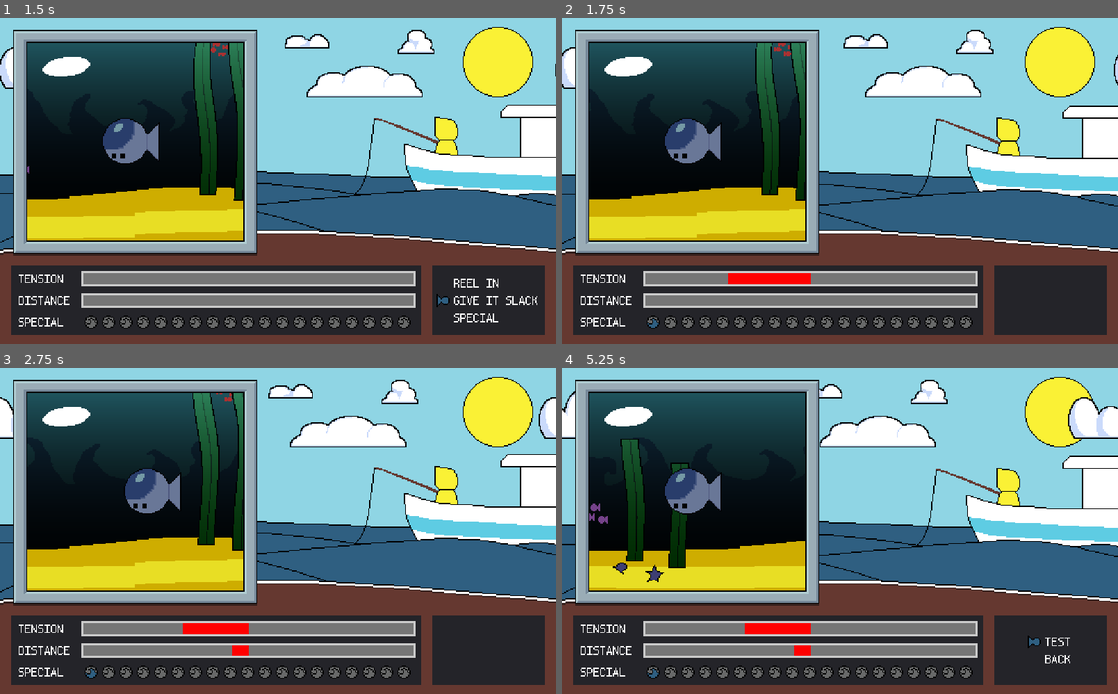
Above: before the commit, frames 1-4 (two rows, left to right).
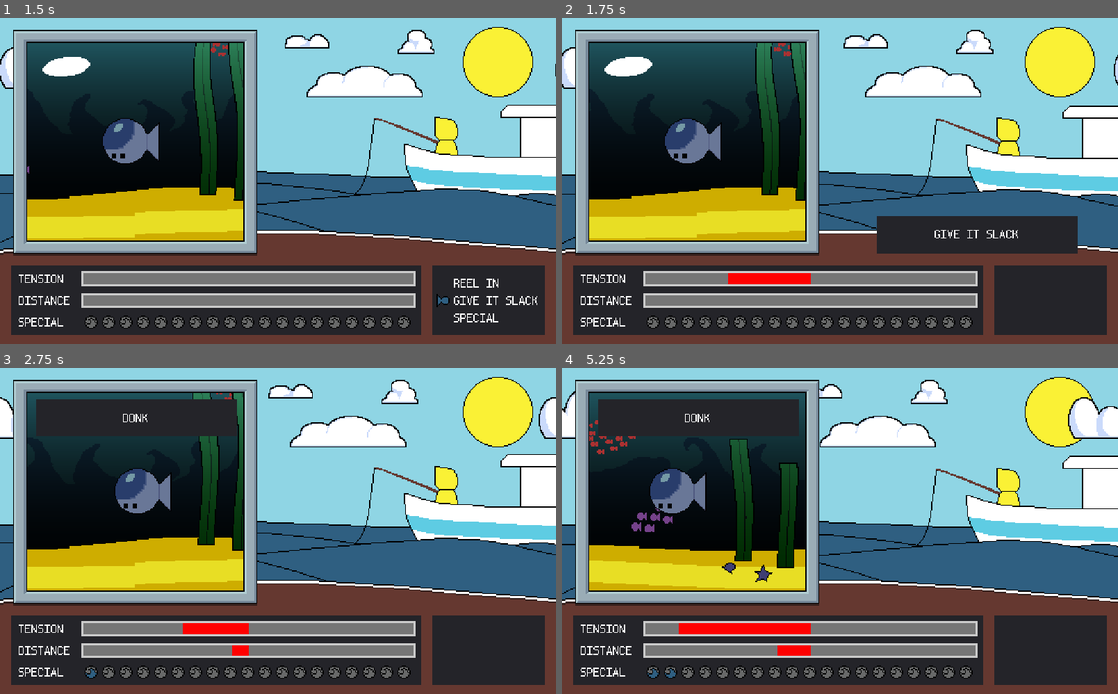
Above: after the commit, the same moments.

Repository: TateKennington/Battle-Fish-Saga
Game: Godot game, scene res://GUI/MainMenu.tscn
Same seed, same stepped clock (60 frames per second), same inputs: the game is played once before the commit and once after it. The engine's default icon, where the game draws it, is replaced by a stand-in: a white triangle on a blue panel in a dark square.
Inputs:
- Up to frame 1 (1.5 s): tap Enter at 0.5 s; hold Up 0.53-1.28 s; tap Space at 0.77, 1.25 s; hold Down from 1.28 s (still down)
- Up to frame 2 (1.75 s): keep holding Down; tap Space at 1.52 s
- Up to frame 3 (2.75 s): release Down at 2.03 s; hold Up from 2.03 s (still down)
- Up to frame 4 (5.25 s): tap Space at 3.02, 3.77, 4.52 s; release Up at 3.53 s; hold Down from 3.53 s (still down)

Frame 1 is identical in both runs. In frame 2, 4.1% of the frame differs, in the area x 15-93%, y 60-96%; in frame 3, 3.9%; in frame 4, 9.6%, in the area x 4-92%, y 9-96%.

Commit message:
Add move name popups

Diff:
--- a/Battle.gd
+++ b/Battle.gd
@@ -12,6 +12,7 @@
 
 var tension_points: int = 0;
 var slack_points: int = 0;
+var player_turn: bool = false;
 
 var time: float = 0;
 
@@ -32,19 +33,25 @@
 	play_turn();
 
 func play_turn():
+	player_turn = true
 	gui.activate();
 	yield(gui, "choose_move")
 	check_end();
+	yield(get_tree().create_timer(0.5), 'timeout')
+	gui.clear_dialog()
+	yield(get_tree().create_timer(0.5), 'timeout')
 	if tension >= 0 :
 		gui.push_special(Special_Counter.State.Tense)
 		tension_points += 1
 	else:
 		gui.push_special(Special_Counter.State.Slack)
 		slack_points += 1
-	yield(get_tree().create_timer(1), 'timeout')
+	player_turn = false
 	enemy.play_turn()
 	yield(enemy, "turn_finished")
 	check_end();
+	gui.clear_dialog()
+	yield(get_tree().create_timer(0.5), 'timeout')
 	play_turn();
 
 func check_end():
@@ -67,6 +74,11 @@
 
 	enemy.play_animation(move.move_name)
 
+	if player_turn:
+		gui.player_dialog(move.move_name);
+	else:
+		gui.enemy_dialog(move.move_name);
+
 func can_use_move(move: Ability):
 	return tension_points >= move.tension_cost && slack_points >= move.slack_cost
 
--- a/GUI/BattleGUI.gd
+++ b/GUI/BattleGUI.gd
@@ -82,3 +82,15 @@
 
 func push_special(special:int):
 	special_bar.push_special(special)
+
+func enemy_dialog(dialog: String):
+	$EnemyDialog/Label.text = dialog
+	$EnemyDialog.visible = true
+
+func player_dialog(dialog: String):
+	$PlayerDialog/Label.text = dialog
+	$PlayerDialog.visible = true
+
+func clear_dialog():
+	$PlayerDialog.visible = false
+	$EnemyDialog.visible = false
--- a/GUI/BattleGUI.tscn
+++ b/GUI/BattleGUI.tscn
@@ -6,6 +6,7 @@
 [ext_resource path="res://GUI/Components/Menu/Menu.tscn" type="PackedScene" id=4]
 [ext_resource path="res://GUI/Dashboard.png" type="Texture" id=5]
 [ext_resource path="res://GUI/Components/SpecialBar/SpecialBar.tscn" type="PackedScene" id=6]
+[ext_resource path="res://GUI/Components/MenuItem/MenuItem.tscn" type="PackedScene" id=7]
 
 [node name="BattleGUI" type="Control"]
 anchor_right = 1.0
@@ -19,6 +20,9 @@
 anchor_right = 1.0
 anchor_bottom = 1.0
 texture = ExtResource( 5 )
+__meta__ = {
+"_edit_use_anchors_": false
+}
 
 [node name="StatsPanel" type="Panel" parent="."]
 anchor_top = 1.0
@@ -126,5 +130,46 @@
 margin_top = 32.0
 margin_right = 51.0
 margin_bottom = 32.0
+menu_item = ExtResource( 7 )
+window = 3
+
+[node name="EnemyDialog" type="Panel" parent="."]
+visible = false
+anchor_left = 0.048
+anchor_top = 0.073
+anchor_right = 0.439
+anchor_bottom = 0.682
+margin_left = 7.99694
+margin_top = 7.2459
+margin_right = -7.19507
+margin_bottom = -141.454
+
+[node name="Label" type="Label" parent="EnemyDialog"]
+anchor_right = 1.0
+anchor_bottom = 1.0
+margin_right = 1.52588e-05
+margin_bottom = 1.00001
+custom_fonts/font = ExtResource( 2 )
+align = 1
+valign = 1
+
+[node name="PlayerDialog" type="Panel" parent="."]
+visible = false
+margin_left = 289.524
+margin_top = 181.72
+margin_right = 474.524
+margin_bottom = 216.72
+__meta__ = {
+"_edit_group_": true,
+"_edit_use_anchors_": false
+}
+
+[node name="Label" type="Label" parent="PlayerDialog"]
+anchor_right = 1.0
+anchor_bottom = 1.0
+custom_fonts/font = ExtResource( 2 )
+align = 1
+valign = 1
+autowrap = true
 [connection signal="hovered" from="Panel/CenterContainer/Menu" to="." method="hover_move"]
 [connection signal="selected" from="Panel/CenterContainer/Menu" to="." method="select_move"]
--- a/GUI/LevelSelect.tscn
+++ b/GUI/LevelSelect.tscn
@@ -9,18 +9,21 @@
 [ext_resource path="res://Enemy/DonkFish/DonkFish.tscn" type="PackedScene" id=7]
 [ext_resource path="res://GUI/Components/MenuTile/MenuTile.tscn" type="PackedScene" id=8]
 
-[sub_resource type="Resource" id=1]
+[sub_resource type="Resource" id=4]
 script = ExtResource( 2 )
 name = "Donk Fish"
 description = "oh laudy hes a donkin"
 enemy_scene = ExtResource( 7 )
 enemy_sprite = ExtResource( 4 )
 
-[sub_resource type="Resource" id=2]
+[sub_resource type="Resource" id=5]
 script = ExtResource( 2 )
 name = "icon png"
 description = "old friend"
 enemy_sprite = ExtResource( 6 )
+
+[sub_resource type="Theme" id=3]
+Panel/colors/ = Color( 0.231373, 0.0196078, 0.0196078, 1 )
 
 [node name="Level Select" type="Control"]
 anchor_right = 1.0
@@ -73,6 +76,7 @@
 margin_top = 185.0
 margin_right = -10.0
 margin_bottom = -10.0
+theme = SubResource( 3 )
 __meta__ = {
 "_edit_use_anchors_": false
 }
--- a/GUI/MainMenu.tscn
+++ b/GUI/MainMenu.tscn
@@ -42,6 +42,8 @@
 texture = ExtResource( 1 )
 
 [node name="Menu" parent="CenterContainer/VBoxContainer" instance=ExtResource( 4 )]
+menu_item = ExtResource( 2 )
+window = 3
 
 [node name="MenuItem" parent="CenterContainer/VBoxContainer/Menu" instance=ExtResource( 2 )]
 text = "Start"
--- a/Player/Player.tscn
+++ b/Player/Player.tscn
@@ -5,6 +5,7 @@
 [ext_resource path="res://Player/Abilities/ReelIn/ReelIn.tres" type="Resource" id=3]
 [ext_resource path="res://Player/Player.png" type="Texture" id=4]
 [ext_resource path="res://Player/Abilities/Ability.gd" type="Script" id=6]
+
 
 [sub_resource type="Resource" id=3]
 script = ExtResource( 6 )
Not shown: 1 places in GUI/BattleGUI.tscn that only renumber resources
Not shown: 2 places in GUI/LevelSelect.tscn that only renumber resources
